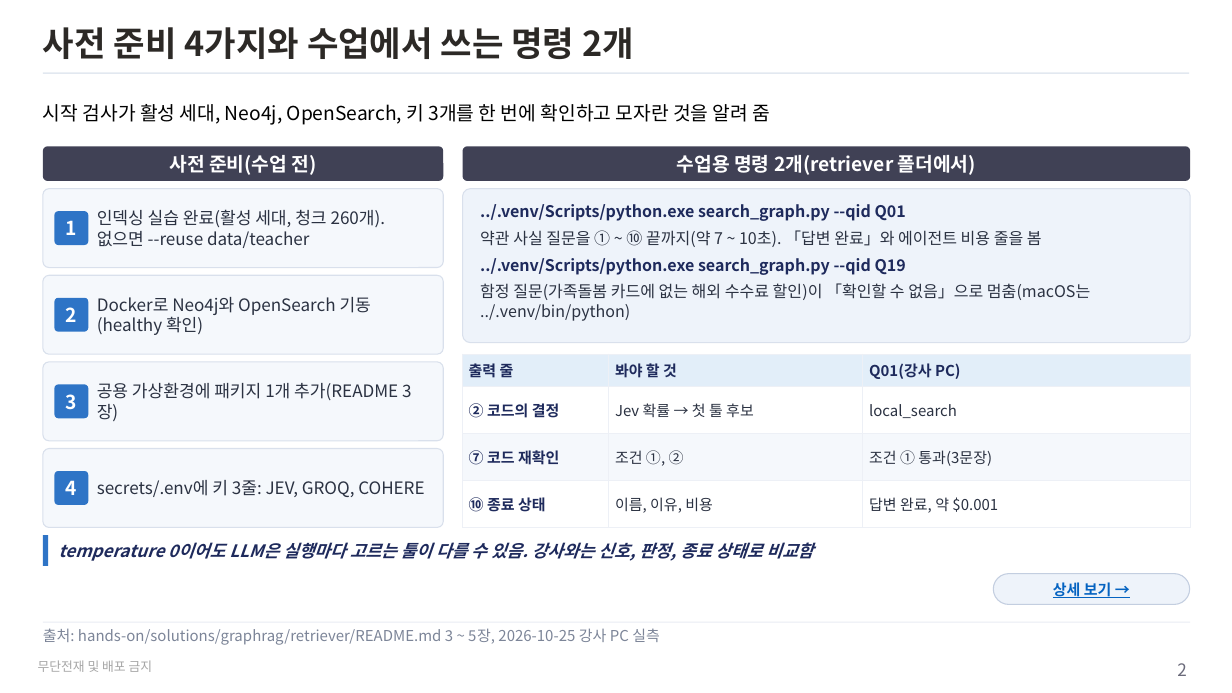
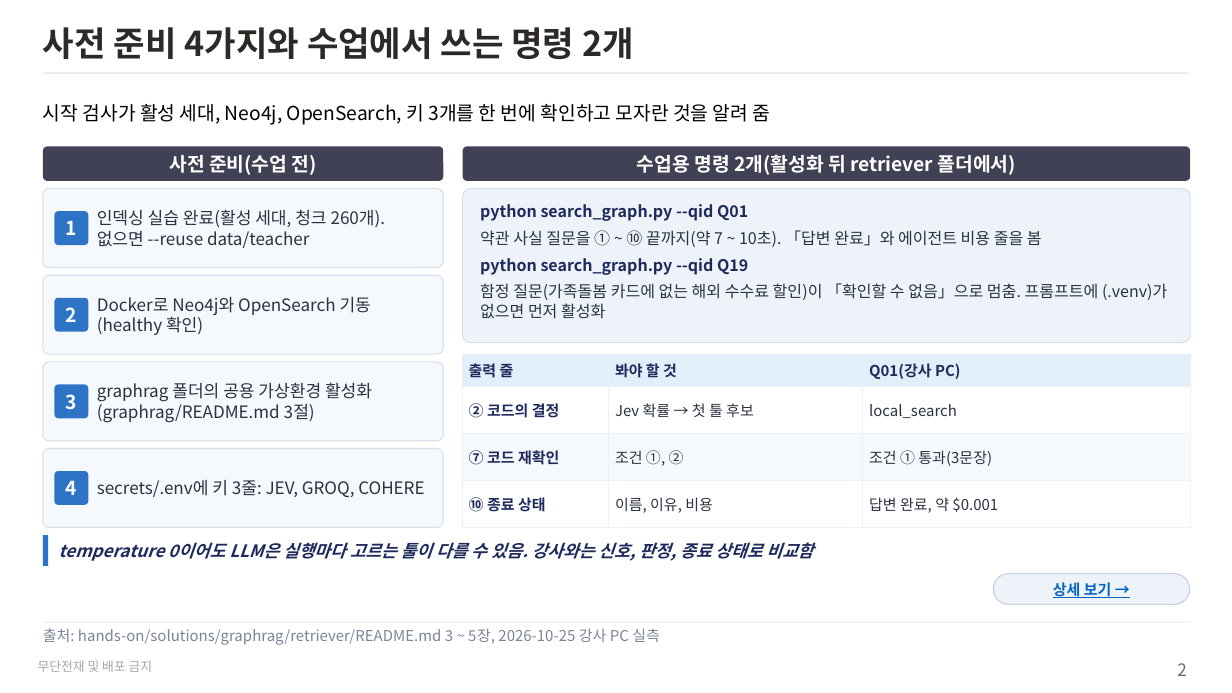
Before and after one commit to unicorn-campus/hybrid-ai, a slide deck: slide 2 of teacher/plan/graphrag-search-실습가이드.pptx. Drawn at 1232x693 pixels with LibreOffice and Linux fonts; fonts in the diff are those of the drawing. Boxes give left, top, right and bottom in pixels: in the first picture for what was removed or moved away, otherwise in the second. Text is boxed around its words. In the diff, an @@ line names an element or a change of style, - is before the commit and + after.

```diff
--- a/teacher/plan/graphrag-search-실습가이드.pptx
+++ b/teacher/plan/graphrag-search-실습가이드.pptx
@@ text in rounded rectangle at bbox=[637, 154, 1016, 175]: text changed @@
-수업용 명령 2개(retriever 폴더에서)
+수업용 명령 2개(활성화 뒤 retriever 폴더에서)
@@ text in rounded rectangle at bbox=[480, 204, 748, 221]: text changed @@
-../.venv/Scripts/python.exe search_graph.py --qid Q01
+python search_graph.py --qid Q01
@@ text in rounded rectangle at bbox=[480, 258, 1167, 319]: text changed @@
-../.venv/Scripts/python.exe search_graph.py --qid Q19
-함정 질문(가족돌봄 카드에 없는 해외 수수료 할인)이 「확인할 수 없음」으로 멈춤(macOS는 ../.venv/bin/python)
+python search_graph.py --qid Q19
+함정 질문(가족돌봄 카드에 없는 해외 수수료 할인)이 「확인할 수 없음」으로 멈춤. 프롬프트에 (.venv)가 없으면 먼저 활성화
@@ text at bbox=[97, 382, 372, 423]: text changed @@
-공용 가상환경에 패키지 1개 추가(README 3장)
+graphrag 폴더의 공용 가상환경 활성화(graphrag/README.md 3절)
```
Also in this commit, not shown: 18 other files.
